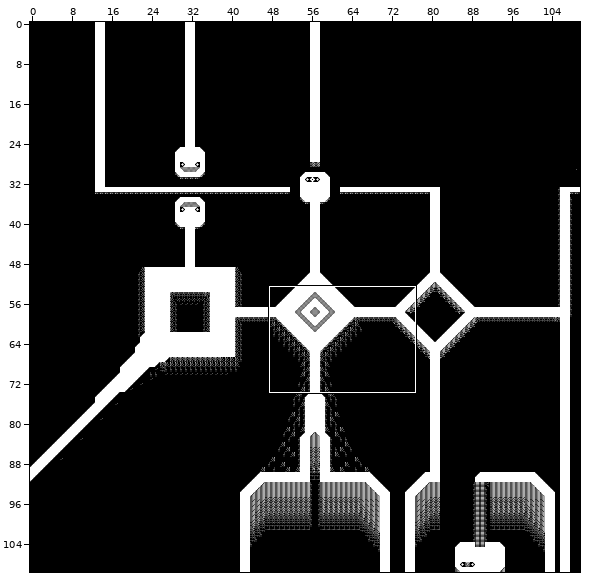
Tiled map (JSON): projects/project3/assets/maps/act3map.json. The first picture is a wide view before the edit; the outline marks the close-up.
Close-up. Earlier state:
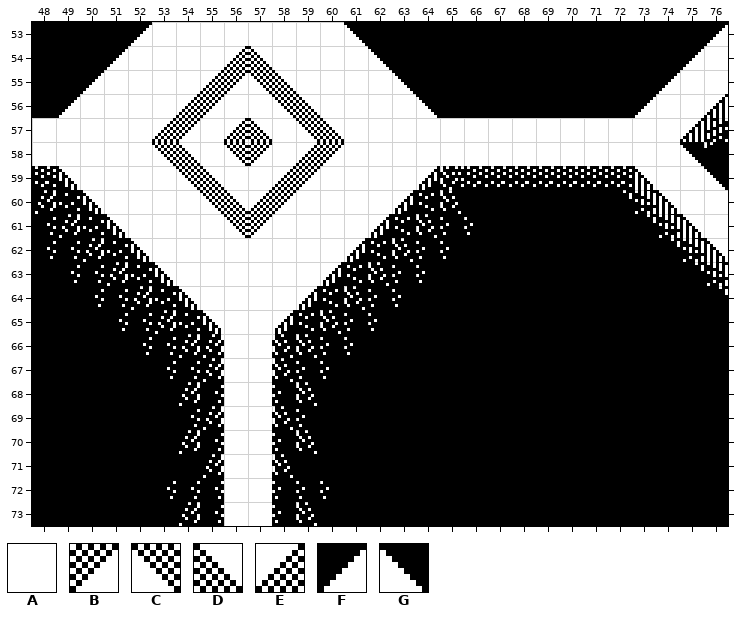
Cells are 16x16 px. Shown: x 48..76, y 53..73. The commit also changed other parts of the map, which this record leaves out.
Key: from "map_tileset": A 0, B 3, C 4, D 5, E 6, F 11, G 12.
_ is an empty cell, # one hidden under a higher layer.
Layers that did not change in this view are not listed.
Layer "background" before, first column x 48:
53 ####FAAAAAAAAG##############F
54 ###FAAAAEDAAAAG############FA
55 ##FAAAAEBCDAAAAG##########FAA
56 #FAAAAEBAACDAAAAG########FAA#
57 AAAAAEBAEDACDAAAAAAAAAAAAAA##
58 AAAAACDACBAEBAAAAAAAAAAAAAAG#
59 ##AAAACDAAEBAAAA##########AAG
60 ###AAAACDEBAAAA############AA
61 ####AAAACBAAAA##############A
62 #####AAAAAAAA################
63 ######AAAAAA#################
64 #######AAAA##################
65 ########AA###################
66 ########AA###################
67 ########AA###################
68 ########AA###################
69 ########AA###################
70 ########AA###################
71 ########AA###################
72 ########AA###################
73 ########AA###################
After the commit:
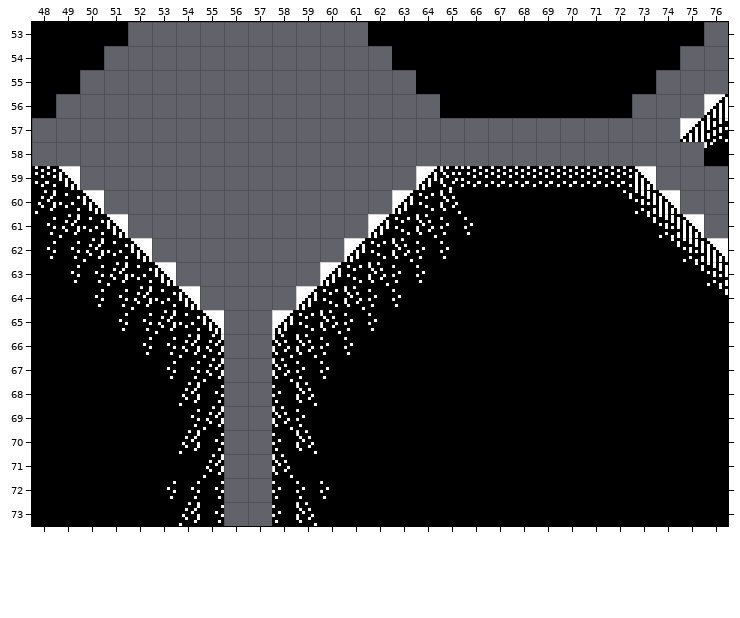
What changed:
Layer "background" (now hidden):
Tile A is removed in row 53 at x 53 to 60; in row 54 at x 52 to 55, 58 to 61 and 76; in row 55 at x 51 to 54, 59 to 62 and 75 to 76; in row 56 at x 50 to 53, 56 to 57, 60 to 63 and 74 to 75; in rows 57 to 58 at x 48 to 52, 55, 58 and 61 to 74; in row 59 at x 50 to 53, 56 to 57, 60 to 63 and 74 to 75.
Tile A is removed in row 60 at x 51 to 54, 59 to 62 and 75 to 76; in row 61 at x 52 to 55, 58 to 61 and 76; in row 62 at x 53 to 60; in row 63 at x 54 to 59; in row 64 at x 55 to 58; in rows 65 to 73 at x 56 to 57.
Tile B is removed in row 55 at x 56; in row 56 at x 55; in row 57 at x 54; in row 58 at x 57 and 60; in row 59 at x 59; in row 60 at x 58.
Tile B is removed in row 61 at x 57.
Tile C is removed in row 55 at x 57; in row 56 at x 58; in row 57 at x 59; in row 58 at x 53 and 56; in row 59 at x 54; in row 60 at x 55.
Tile C is removed in row 61 at x 56.
Tile D is removed in row 54 at x 57; in row 55 at x 58; in row 56 at x 59; in row 57 at x 57 and 60; in row 58 at x 54; in row 59 at x 55.
Tile D is removed in row 60 at x 56.
Tile E is removed in row 54 at x 56; in row 55 at x 55; in row 56 at x 54; in row 57 at x 53 and 56; in row 58 at x 59; in row 59 at x 58.
Tile E is removed in row 60 at x 57.
Tile F is removed in row 53 at x 52 and 76; in row 54 at x 51 and 75; in row 55 at x 50 and 74; in row 56 at x 49 and 73.
Tile G is removed in row 53 at x 61; in row 54 at x 62; in row 55 at x 63; in row 56 at x 64; in row 58 at x 75; in row 59 at x 76.
Where, in picture pixels (left, top, right, bottom), the same in both close-ups:
removed: (32, 22, 728, 526)
